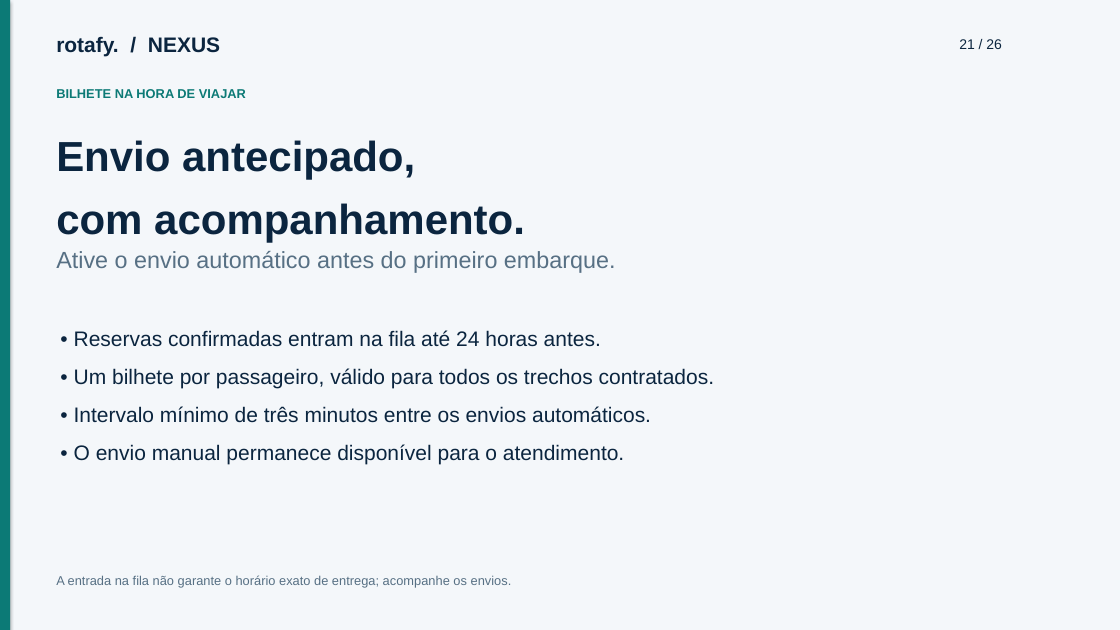
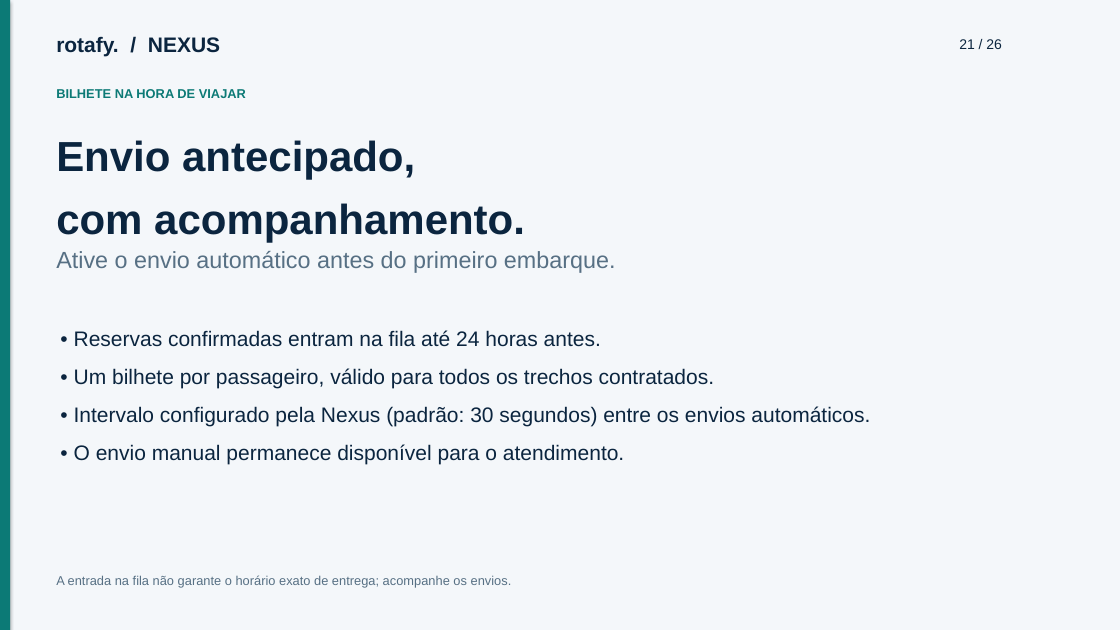
Before and after one commit to cfartes/rotafy, a slide deck: slide 21 of frontend/public/documentacao/apresentacao.pptx. Drawn at 1120x630 pixels with LibreOffice and Linux fonts; fonts in the diff are those of the drawing. Boxes give left, top, right and bottom in pixels: in the first picture for what was removed or moved away, otherwise in the second. Text is boxed around its words. In the diff, an @@ line names an element or a change of style, - is before the commit and + after.

Commit message:
feat: configure WhatsApp queue interval in Superadmin with 30-second default (#38)

```diff
--- a/frontend/public/documentacao/apresentacao.pptx
+++ b/frontend/public/documentacao/apresentacao.pptx
@@ text at [74,406,870,426]: text changed @@
-• Intervalo mínimo de três minutos entre os envios automáticos.
+• Intervalo configurado pela Nexus (padrão: 30 segundos) entre os envios automáticos.
```
Also in this commit, not shown: 33 other files.
